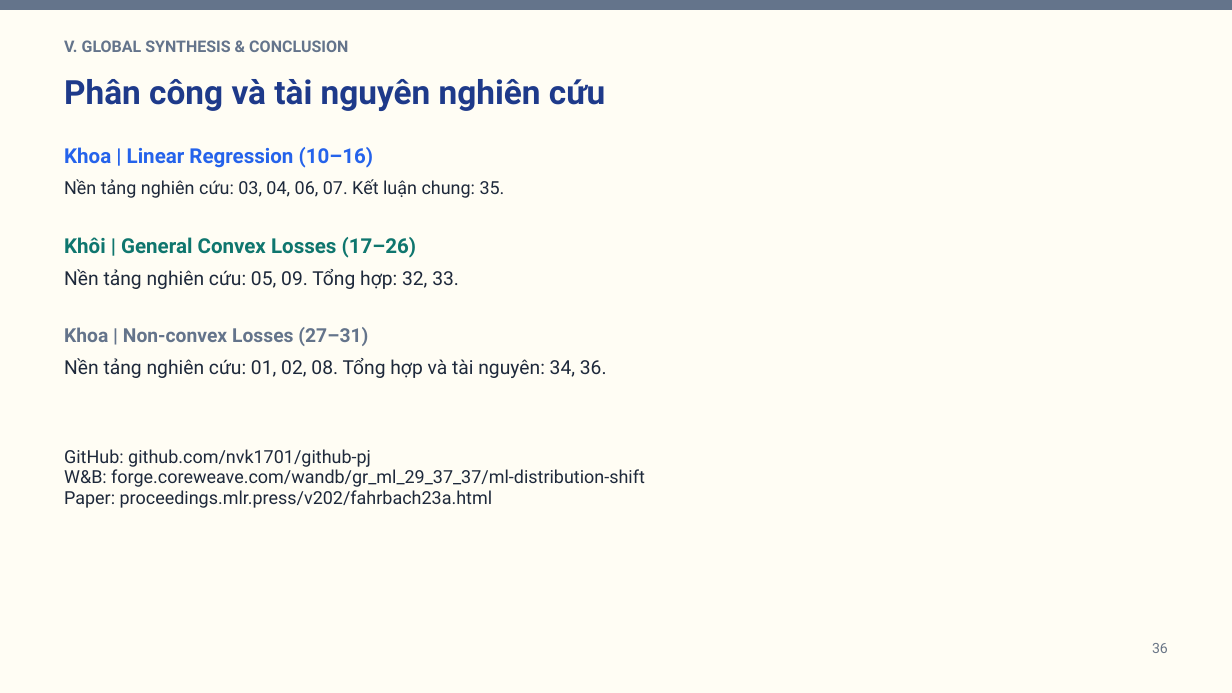
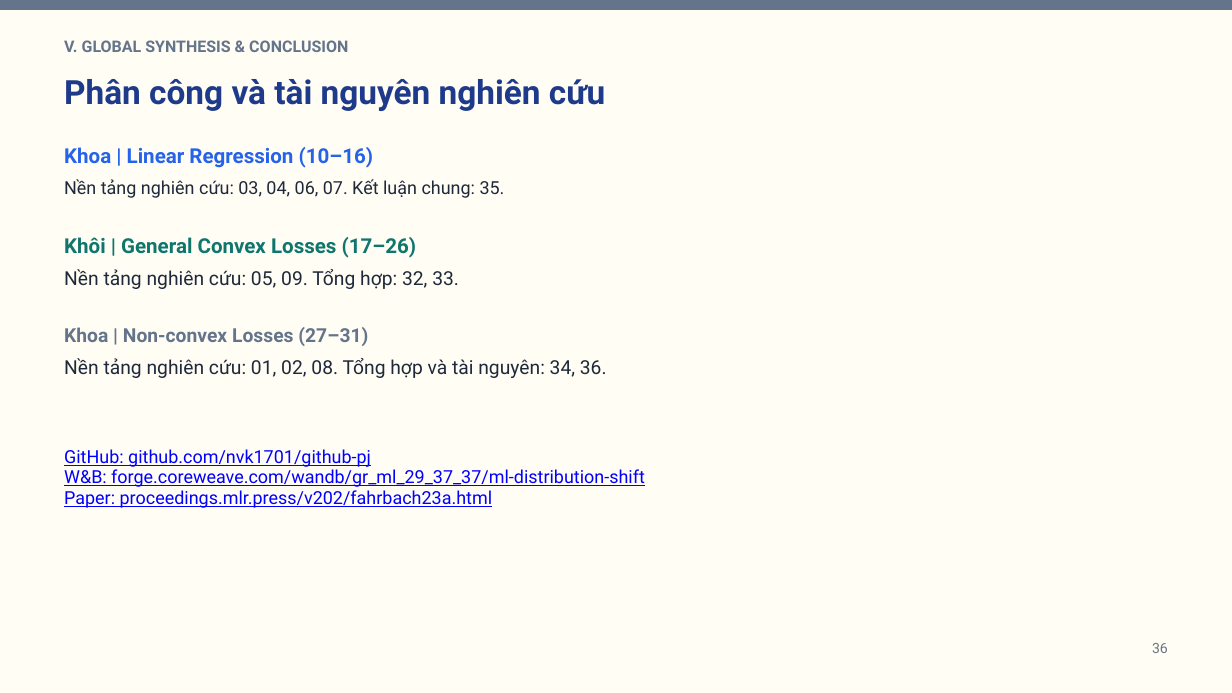
Before and after one commit to nvk1701/github-pj, a slide deck: slide 36 of slides/22.pptx. Drawn at 1232x693 pixels with LibreOffice and Linux fonts; fonts in the diff are those of the drawing. Boxes give left, top, right and bottom in pixels: in the first picture for what was removed or moved away, otherwise in the second. Text is boxed around its words. In the diff, an @@ line names an element or a change of style, - is before the commit and + after.

Commit message:
feat(slides): make GitHub, W&B, and Paper URLs clickable hyperlinks in 22.pptx

```diff
--- a/slides/22.pptx
+++ b/slides/22.pptx
@@ text "GitHub: github.com/nvk1701/github-pj" at bbox=[64, 449, 645, 508]: text colour #1E293B to #0000FF, underline on @@
```
Also in this commit, not shown: 1 other slide changed, 1 other file.
